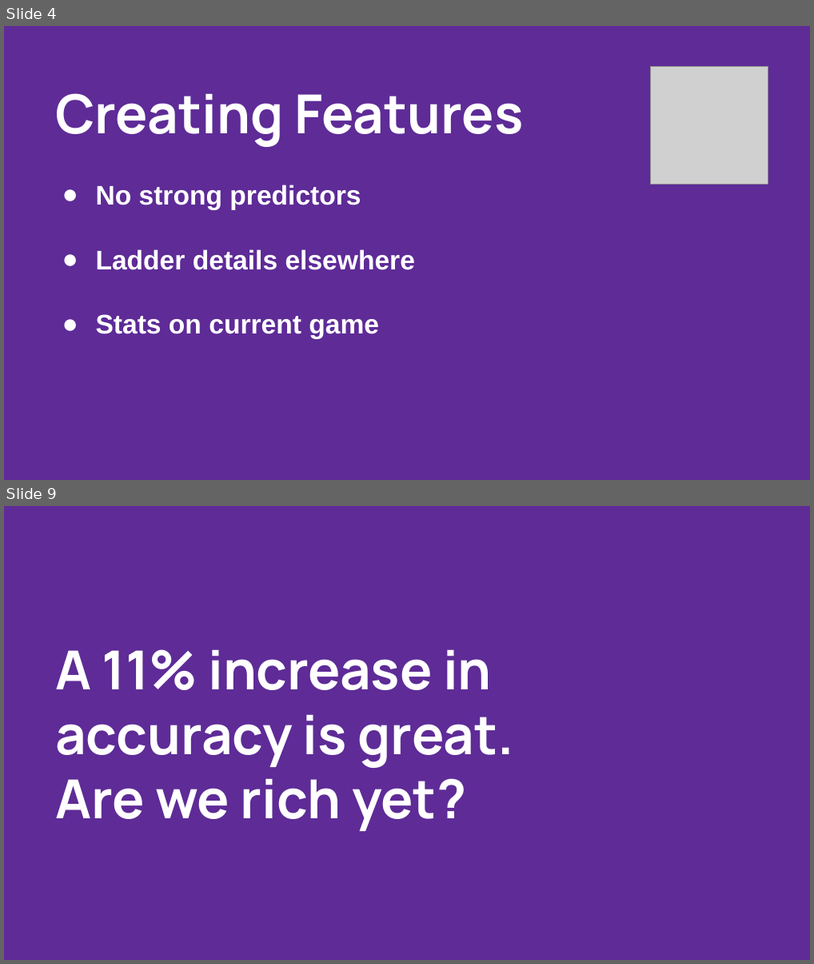
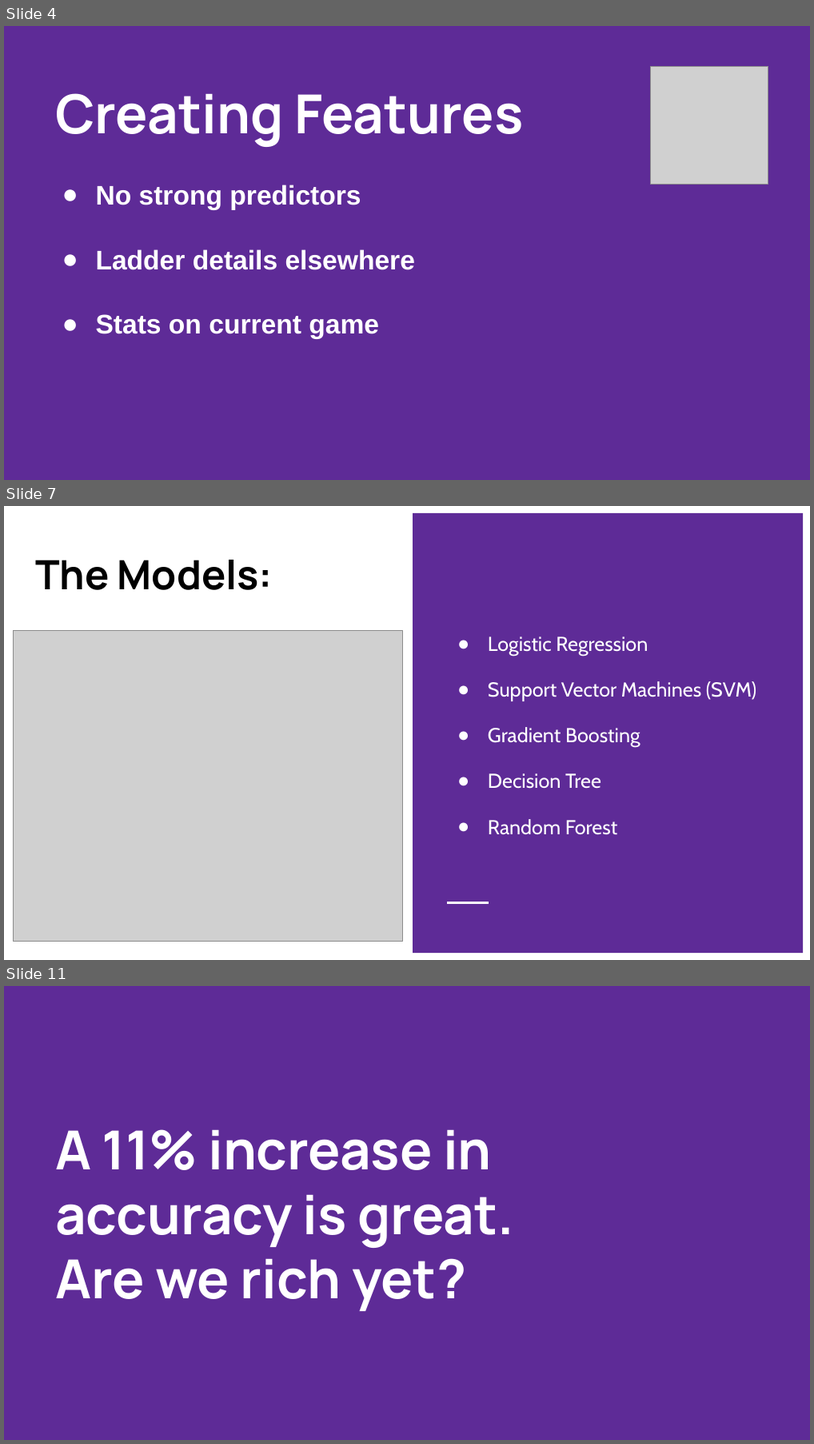
Before and after one commit to Alexander-sl-lee/Data-Science-Portfolio, a slide deck: General Assembly Projects/Capstone - Predicting AFL Winners/AFL Predictions.pptx. Shown one above the other, each under a label of ours: slides 4 and 9 before the commit, slides 4, 7 and 11 after it; the slides between them are not shown. The pictures are 814x964 and 814x1444 pixels, drawn with LibreOffice and Linux fonts; fonts in the diff are those of the drawing; grey boxes stand for pictures. Boxes give left, top, right and bottom in pixels: in the first picture for what was removed or moved away, otherwise in the second. Text is boxed around its words. In the diff, an @@ line names an element or a change of style, - is before the commit and + after.

```diff
--- a/General Assembly Projects/Capstone - Predicting AFL Winners/AFL Predictions.pptx
+++ b/General Assembly Projects/Capstone - Predicting AFL Winners/AFL Predictions.pptx
@@ slide 7 added at (x1=4, y1=506, x2=810, y2=960), background #FFFFFF @@
@@ rectangle added at (x1=413, y1=513, x2=803, y2=952), fill #5E2B97 @@
@@ title added at (x1=35, y1=560, x2=273, y2=590), 36 pt, text #000000, bold @@
+The Models:
@@ picture added at (x1=13, y1=631, x2=402, y2=941) @@
@@ text added at (x1=488, y1=636, x2=757, y2=835), 18 pt, text #FFFFFF @@
+● Logistic Regression
+● Support Vector Machines (SVM)
+● Gradient Boosting
+● Decision Tree
+● Random Forest
@@ line added from (447, 903) to (489, 903), #FFFFFF 1.5 pt @@
@@ what was slide 9 is now slide 11 @@
```
Also in this commit, not shown: 5 slides changed, 9 other slides added, 3 other files.
